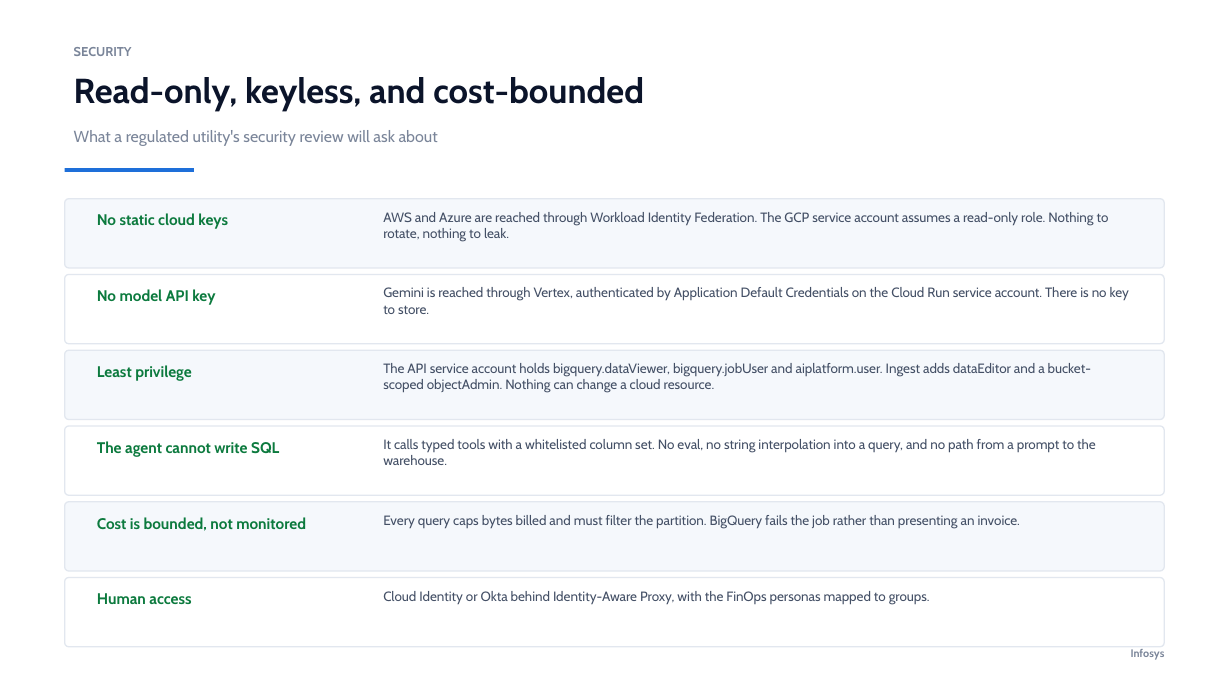
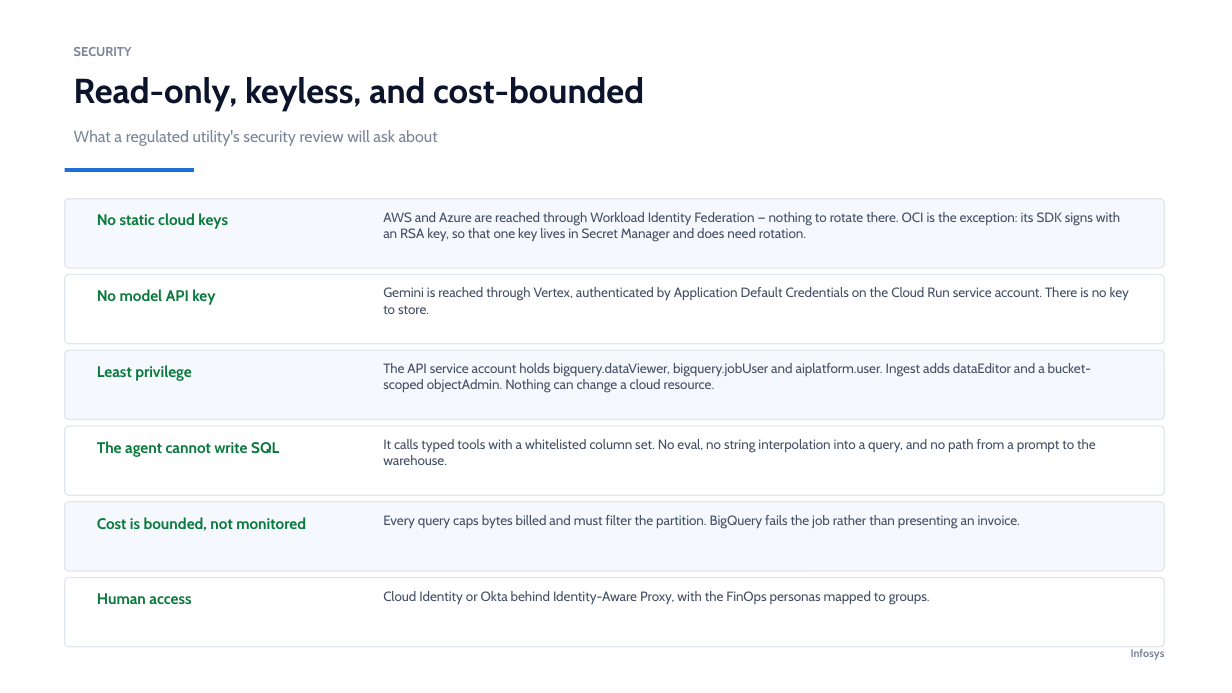
Before and after one commit to ajittgosavii/finops-gcp, a slide deck: slide 14 of Infosys_FinOps_GCP_Platform.pptx. Drawn at 1232x693 pixels with LibreOffice and Linux fonts; fonts in the diff are those of the drawing. Boxes give left, top, right and bottom in pixels: in the first picture for what was removed or moved away, otherwise in the second. Text is boxed around its words. In the diff, an @@ line names an element or a change of style, - is before the commit and + after.

```diff
--- a/Infosys_FinOps_GCP_Platform.pptx
+++ b/Infosys_FinOps_GCP_Platform.pptx
@@ text at (383, 212, 1120, 241): text changed @@
-AWS and Azure are reached through Workload Identity Federation. The GCP service account assumes a read-only role. Nothing to rotate, nothing to leak.
+AWS and Azure are reached through Workload Identity Federation — nothing to rotate there. OCI is the exception: its SDK signs with an RSA key, so that one key lives in Secret Manager and does need rotation.
```
Also in this commit, not shown: 14 other slides changed, 24 other files.
